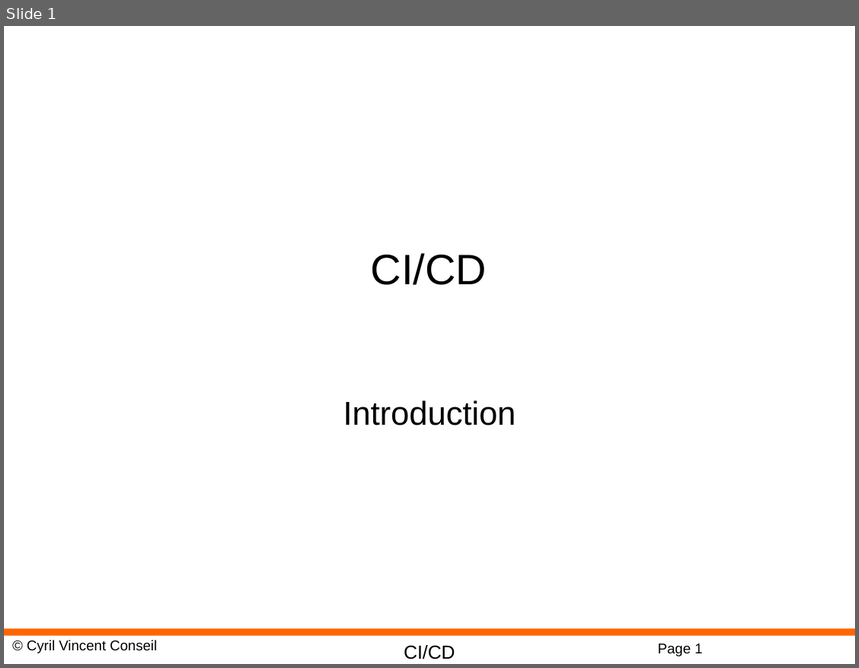
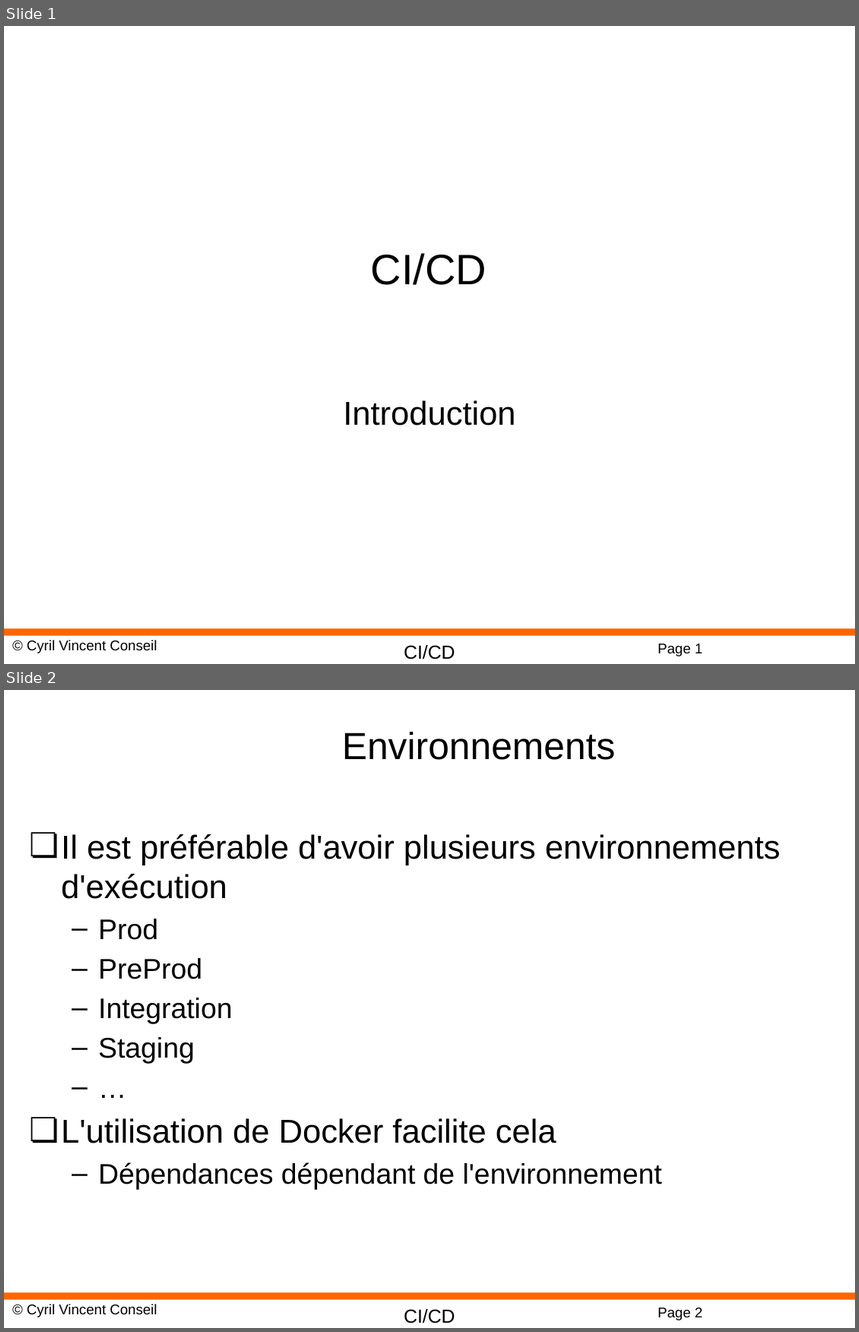
Before and after one commit to cyrilvincent/cicd, a slide deck: ppt/CICD13-Env-Strategies.todo.pptx. Shown one above the other, each under a label of ours: slide 1 before the commit, slides 1 and 2 after it. The pictures are 859x668 and 859x1332 pixels, drawn with LibreOffice and Linux fonts; fonts in the diff are those of the drawing; background and template pictures are left out. Boxes give left, top, right and bottom in pixels: in the first picture for what was removed or moved away, otherwise in the second. Text is boxed around its words. In the diff, an @@ line names an element or a change of style, - is before the commit and + after.

```diff
--- a/ppt/CICD13-Env-Strategies.todo.pptx
+++ b/ppt/CICD13-Env-Strategies.todo.pptx
@@ slide 2 added at (x1=4, y1=690, x2=855, y2=1328), background #FFFFFF; not listed: 4 template elements that a slide beside it also shows @@
@@ title added at (x1=342, y1=732, x2=616, y2=760), 32 pt, text #000000 @@
+Environnements
@@ text added at (x1=61, y1=834, x2=781, y2=1190), 28 pt, text #000000 @@
+❏ Il est préférable d'avoir plusieurs environnements d'exécution
+  – Prod
+  – PreProd
+  – Integration
+  – Staging
+  – …
+❏ L'utilisation de Docker facilite cela
+  – Dépendances dépendant de l'environnement
```
Also in this commit, not shown: 3 other slides added, 30 slides removed, 14 other files.
